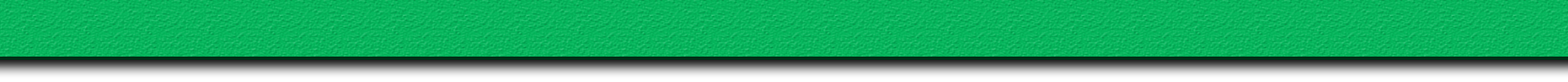
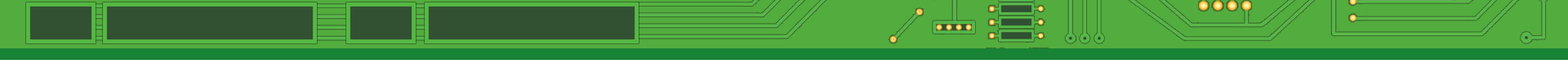
Layered file, before and after one edit (1568×82). Changes by layer:
removed layer "Lag 1" over [0, 0, 1568, 60]
added layer "Lag 6" above "Lag 5" over [985, 0, 1049, 49]
added layer "Lag 5" above "Rektangel 1 kopier" over [1064, 0, 1315, 44]
added layer "Rektangel 1 kopier" above "Rektangel 1 kopier 3" over [424, 2, 639, 44]
added layer "Rektangel 1 kopier 3" above "Rektangel 1 kopier 2" over [346, 2, 416, 44]
added layer "Rektangel 1 kopier 2" above "Rektangel 1" over [26, 2, 96, 44]
added layer "Rektangel 1" above "Lag 8" over [102, 2, 317, 44]
added layer "Lag 8" above "Lag 7" over [60, 4, 169, 41]
added layer "Lag 7" above "Lag 4 kopier" over [316, 4, 425, 41]
added layer "Lag 4 kopier" above "Lag 4" over [638, 0, 976, 44]
added layer "Lag 4" above "Lag 2" over [1331, 0, 1548, 44]
added layer "Lag 2" above "Lag 3" over [0, 0, 1568, 49]
added layer "Lag 3" over [0, 0, 1568, 60]
